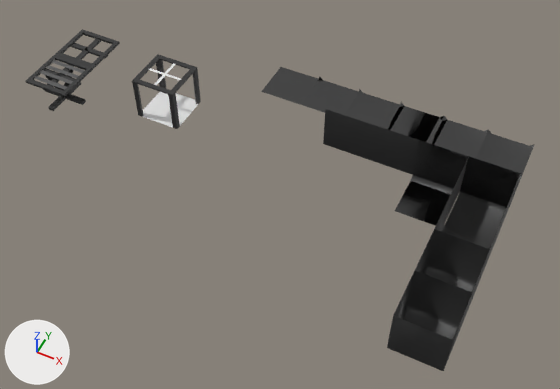
Two versions of the FBX model Assets/Art/Models/Structures/Floors/Plenums.fbx, one commit apart.
Both versions are drawn from a 50 mm camera at (6.94, -9.44, 10.55) aimed at (2.23, 0.0, -1.25). The lights are fixed; the arrows at lower left show +X, +Y and +Z. Where no turn or scale is listed for an object, it has been applied to the vertices. Vertices at the same position are counted once.

In view in the first picture: 'Catwalk', 'Lattice', 'Plenum', 'PlenumCoverL1', 'PlenumCoverL2', 'PlenumCoverO', 'PlenumCoverT1', 'PlenumCoverT3', 'PlenumCoverT4', 'PlenumCoverU', 'PlenumCoverX1', 'PlenumCoverX2', 'PlenumCoverX5'.
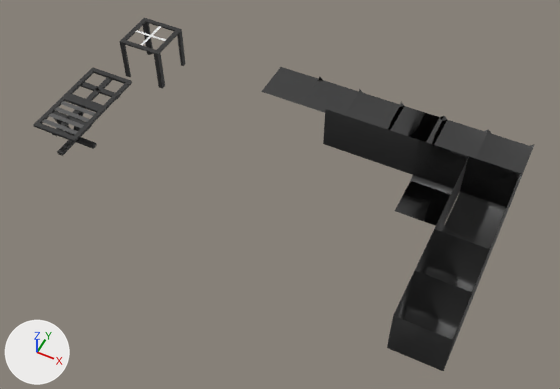
Commit message: fix plenum

What differs and where, as boxes [x1, y1, x2, y2] in the pictures (560 x 389 px):
'Plenum', reshaped, moved: before [132, 54, 201, 129]; after [119, 18, 186, 89]
'Catwalk', moved: before [26, 54, 93, 111]; after [33, 95, 105, 156]
'Lattice', moved: before [56, 29, 120, 69]; after [64, 67, 132, 111]
part 1 of me_plenum, deleted: before [143, 92, 198, 128]

The change in detail:
me_plenum has 73 vertices, 41 faces and spans x -0.5..0.5, y -0.5..0.5, z -1.006..-0.027.
me_plenum is used by ob_plenum; location (-1.0, 1.0, 0.0).
me_plenum part 1: the loose piece of 4 vertices spanning x -0.499..0.499, y -0.499..0.499, z -1.0 is deleted.
Object 'Catwalk' (ob_catwalk) moves from (-3.0, 0.0, 0.0) to (-2.0, -1.0, 0.0).
Object 'Plenum' (ob_plenum) moves from (-1.0, 1.0, 0.0) to (-2.0, 2.0, 0.0).
Object 'Lattice' (ob_lattice) moves from (-3.0, 1.0, 0.0) to (-2.0, 0.0, 0.0).
